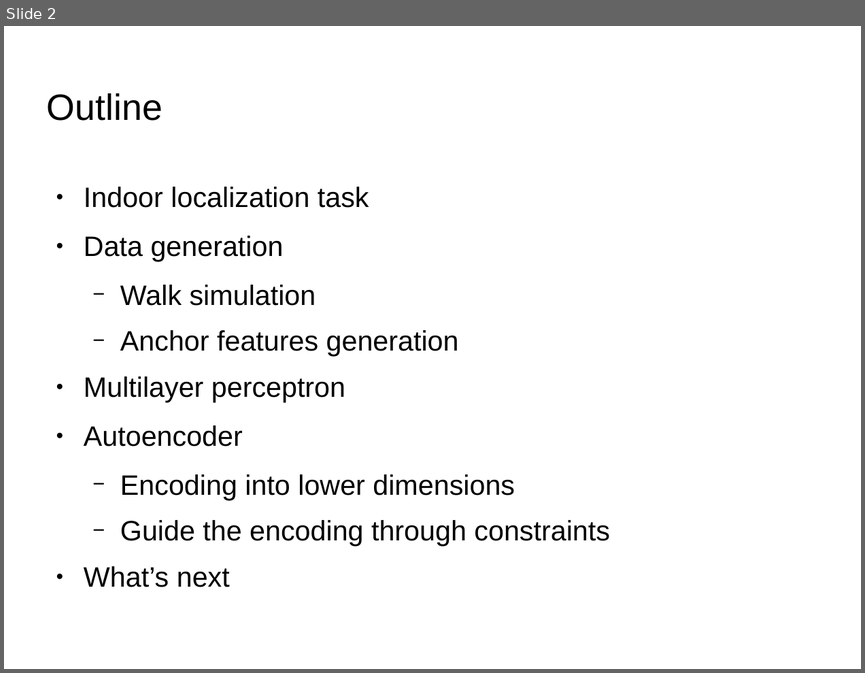
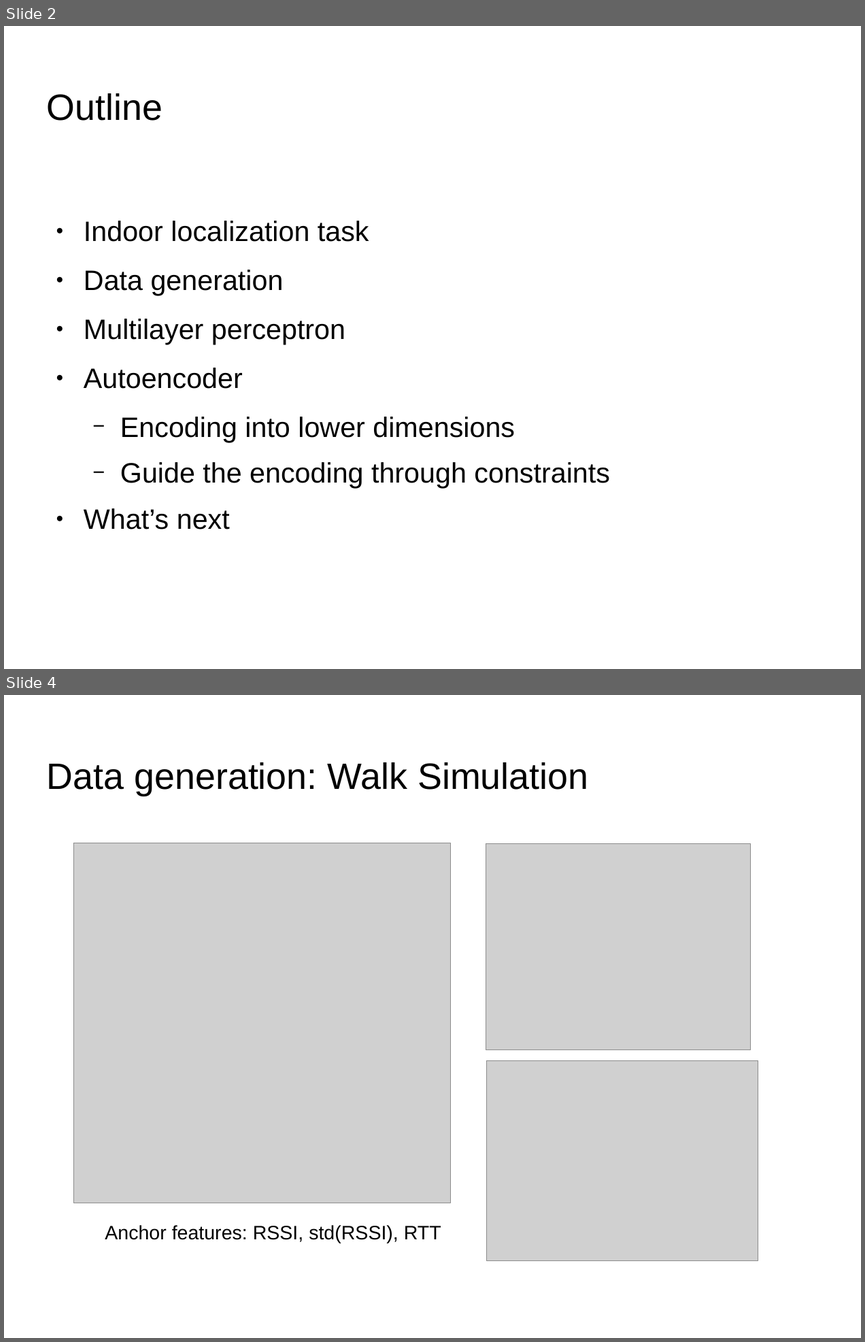
Before and after one commit to Painguin/Learning-based-multi-modal-indoor-localization, a slide deck: midterm_presentation.odp. Shown one above the other, each under a label of ours: slide 2 before the commit, slides 2 and 4 after it; the slides between them are not shown. The pictures are 865x673 and 865x1342 pixels, drawn with LibreOffice and Linux fonts; fonts in the diff are those of the drawing; grey boxes stand for pictures; background and template pictures are left out. Boxes give left, top, right and bottom in pixels: in the first picture for what was removed or moved away, otherwise in the second. Text is boxed around its words. In the diff, an @@ line names an element or a change of style, - is before the commit and + after.

```diff
--- a/midterm_presentation.odp
+++ b/midterm_presentation.odp
@@ slide 4 added at box(4, 695, 861, 1338), background picture (left out) @@
@@ title added at box(47, 762, 588, 796), 33.9 pt, text #000000 @@
+Data generation: Walk Simulation
@@ picture added at box(74, 843, 450, 1203) @@
@@ picture added at box(486, 843, 751, 1049) @@
@@ picture added at box(487, 1060, 758, 1261) @@
@@ text added at box(105, 1225, 441, 1242), 18 pt, text #000000 @@
+Anchor features: RSSI, std(RSSI), RTT
@@ slide 2 changed as well @@
@@ text "Indoor localization task": place and size @@
-text "Indoor localization task" at box(84, 186, 610, 587)
+text "Indoor localization task" at box(84, 220, 610, 529)
@@ text at box(120, 284, 459, 356): paragraphs removed @@
-  − Walk simulation
-  − Anchor features generation
```
Also in this commit, not shown: 4 other slides changed, 6 other slides added, 8 slides removed, 28 other files.
